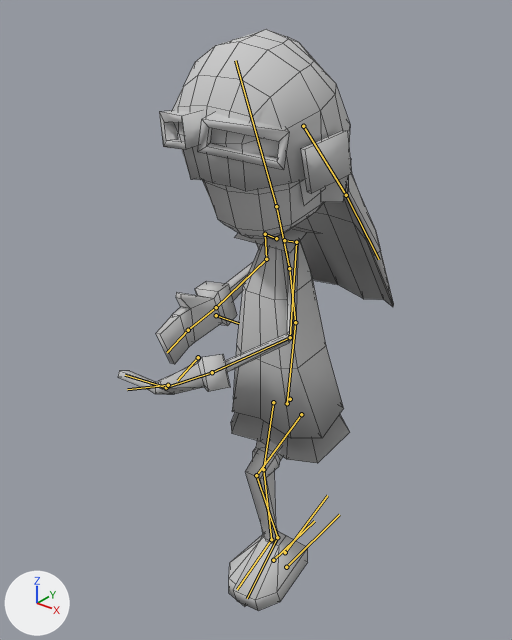
Before and after pictures for a commit that changed the Blender file Assets/user/nantas/mesh/characters/PlayerGirl.blend.
Rendered twice from a camera (50 mm lens) standing at (3.15, -4.44, 5.43) and looking at (-0.23, -0.22, 2.81). Every picture has the same lights, and +X, +Y and +Z are marked at lower left. Both versions are drawn at the pose saved in each file; the numbers are the values there. The bones that bend it are drawn over the model as lines. Mesh edges are drawn as thin lines.

Objects in the first picture: 'girl'.
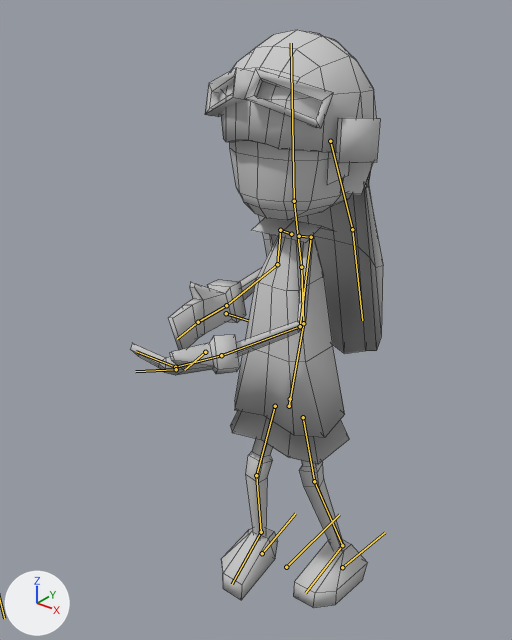
Diff of the bpy script that builds the scene:
```diff
--- a/Assets/user/nantas/mesh/characters/PlayerGirl.blend.py
+++ b/Assets/user/nantas/mesh/characters/PlayerGirl.blend.py
@@ bone_lowerhelper @@
 bone_lowerhelper = bpy.data.objects['Armature'].pose.bones['lowerHelper']  # child of 'master'
-bone_lowerhelper.rotation_quaternion = (1.0, 0.0, 0.0, 0.0)  # degrees (0, 0, 0)
+bone_lowerhelper.rotation_quaternion = (1.0, -0.006, -0.019, 0.008)  # degrees (-1, -2, 1)
@@ bone_leg_control_l @@
 bone_leg_control_l = bpy.data.objects['Armature'].pose.bones['leg.control.L']  # child of 'lowerHelper'
-bone_leg_control_l.location = (0.0, -0.28, -0.45)
-bone_leg_control_l.rotation_quaternion = (0.988, -0.155, 0.0, 0.0)  # degrees (-18, 0, 0)
+bone_leg_control_l.location = (-0.28, 0.37, 0.0)
+bone_leg_control_l.rotation_quaternion = (0.999, 0.0, 0.0, 0.054)  # degrees (0, 0, 6)
@@ bone_knee_l @@
 bone_knee_l = bpy.data.objects['Armature'].pose.bones['knee.L']  # child of 'leg.control.L'
-bone_knee_l.location = (0.31, 0.0, 0.0)
+bone_knee_l.location = (0.82, 0.18, 0.03)
@@ bone_leg_control_r @@
 bone_leg_control_r = bpy.data.objects['Armature'].pose.bones['leg.control.R']  # child of 'lowerHelper'
-bone_leg_control_r.location = (0.0, -0.05, 0.02)
-bone_leg_control_r.rotation_quaternion = (1.0, 0.0, 0.0, 0.0)  # degrees (0, 0, 0)
+bone_leg_control_r.location = (0.17, 0.02, 0.0)
+bone_leg_control_r.rotation_quaternion = (0.998, 0.0, 0.0, -0.062)  # degrees (0, 0, -7)
@@ bone_pelvis @@
 bone_pelvis = bpy.data.objects['Armature'].pose.bones['pelvis']  # child of 'lowerHelper'
-bone_pelvis.location = (0.0, -0.04, -0.04)
-bone_pelvis.rotation_quaternion = (0.999, -0.053, 0.0, 0.0)  # degrees (-6, 0, 0)
+bone_pelvis.location = (0.0, -0.07, 0.01)
+bone_pelvis.rotation_quaternion = (1.0, 0.0, 0.0, 0.0)  # degrees (0, 0, 0)
@@ bone_upperhelper @@
 bone_upperhelper = bpy.data.objects['Armature'].pose.bones['upperHelper']  # child of 'pelvis'
-bone_upperhelper.rotation_quaternion = (1.0, 0.0, 0.0, 0.0)  # degrees (0, 0, 0)
+bone_upperhelper.rotation_quaternion = (1.0, 0.013, 0.003, 0.006)  # degrees (1, 0, 1)
@@ bone_head @@
 bone_head = bpy.data.objects['Armature'].pose.bones['head']  # child of 'chest'
-bone_head.rotation_quaternion = (0.993, -0.116, 0.0, 0.0)  # degrees (-13, 0, 0)
+bone_head.rotation_quaternion = (1.0, 0.0, 0.0, 0.0)  # degrees (0, 0, 0)
@@ bone_hair_lower @@
 bone_hair_lower = bpy.data.objects['Armature'].pose.bones['hair.Lower']  # child of 'hair.Upper'
-bone_hair_lower.rotation_quaternion = (0.998, -0.056, 0.002, -0.005)  # degrees (-6, 0, -1)
+bone_hair_lower.rotation_quaternion = (1.0, 0.0, 0.0, 0.0)  # degrees (0, 0, 0)
```

Pixel boxes (x1, y1, x2, y2) of what changed, in the pictures (512 x 640 px):
'girl', posed (8% narrower): before (118, 29, 394, 611); after (130, 30, 383, 608)
bone 'leg.control.L', root to tip: before (285, 552) to (327, 495); after (342, 567) to (385, 532)
bone 'leg.control.R', root to tip: before (273, 560) to (314, 521); after (262, 553) to (295, 513)
bone 'pelvis', root to tip: before (287, 403) to (295, 322); after (289, 406) to (303, 323)
bone 'upperHelper', root to tip: before (295, 322) to (295, 322); after (303, 323) to (303, 323)
bone 'head', root to tip: before (276, 206) to (235, 60); after (294, 201) to (291, 43)
bone 'hair.Lower', root to tip: before (346, 195) to (379, 259); after (352, 229) to (362, 320)
